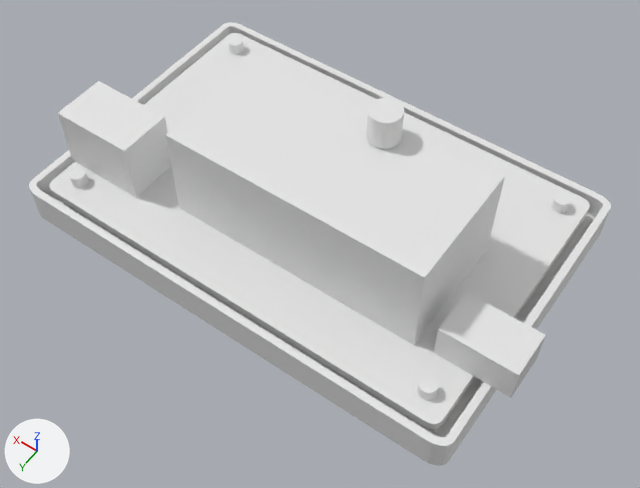
The Blender file box 1.blend as it was, and as the next commit left it.
Before and after are seen from a 50 mm lens placed at (-54.3, 75.2, 111.9), pointed at (-6.3, 8.0, 6.3). The axes (+X, +Y, +Z) are drawn at lower left. The lights are the same throughout.

Script lines for the objects in view, before the commit:
```python
me_cube = bpy.data.meshes.new('Cube')
me_cube.from_pydata(...)  # 48 vertices, 26 faces; spans x -36.2..36.2, y -23.8..23.8, z 0.4..2.0
me_cube.materials.append(mat_material)  # white #e7e7e7
me_cube_001 = bpy.data.meshes.new('Cube.001')
me_cube_001.from_pydata(...)  # a box spanning x -42.01..-30.01, y 6.73..14.23, z 2.0..8.0
me_cube_001.materials.append(mat_material)  # white #e7e7e7
me_圓柱體_001 = bpy.data.meshes.new('圓柱體.001')
me_圓柱體_001.from_pydata(...)  # a 32-sided cylinder along z spanning x -2.5..2.5, y -2.5..2.5, z 0.0..5.0
me_圓柱體_002 = bpy.data.meshes.new('圓柱體.002')
me_圓柱體_002.from_pydata(...)  # 128 vertices, 98 faces; spans x -2.53..2.53, y -2.53..2.53, z 0.0..6.0
me_立方體 = bpy.data.meshes.new('立方體')
me_立方體.from_pydata(...)  # a box spanning x -7.0..7.0, y -4.5..4.5, z 0.0..10.5
me_立方體_001 = bpy.data.meshes.new('立方體.001')
me_立方體_001.from_pydata(...)  # a box spanning x -21.5..21.5, y -10.5..10.5, z 0.0..16.0
ob_1___base_board = bpy.data.objects.new('1 - Base Board', me_cube)
ob_1___base_board.location = (0.0, 0.0, 4.0)
_m = ob_1___base_board.modifiers.new('布林', 'BOOLEAN')
_m.object = ob_6___holes
_m.solver = 'FLOAT'
ob_2__0dc_in = bpy.data.objects.new('2 -0DC IN', me_立方體)
ob_2__0dc_in.location = (29.9, 12.7, 6.0)
ob_2___columns_x_4 = bpy.data.objects.new('2 - Columns x 4', me_圓柱體_002)
ob_2___columns_x_4.location = (-32.4, -19.9, 2.0)
_m = ob_2___columns_x_4.modifiers.new('鏡像', 'MIRROR')
_m.use_axis = (True, True, False)
_m.mirror_object = ob_0___origin_point
ob_3___load = bpy.data.objects.new('3 - Load', me_立方體_001)
ob_3___load.location = (-5.7, 4.3, 6.0)
ob_4___3p_out = bpy.data.objects.new('4 - 3P OUT', me_cube_001)
ob_4___3p_out.location = (0.0, 0.0, 4.0)
ob_5___button = bpy.data.objects.new('5 - Button', me_圓柱體_001)
ob_5___button.location = (-9.6, -2.9, 22.2)
# also in view: '1 - Box Bottom' at (0.0, 0.0, 3.0)
```
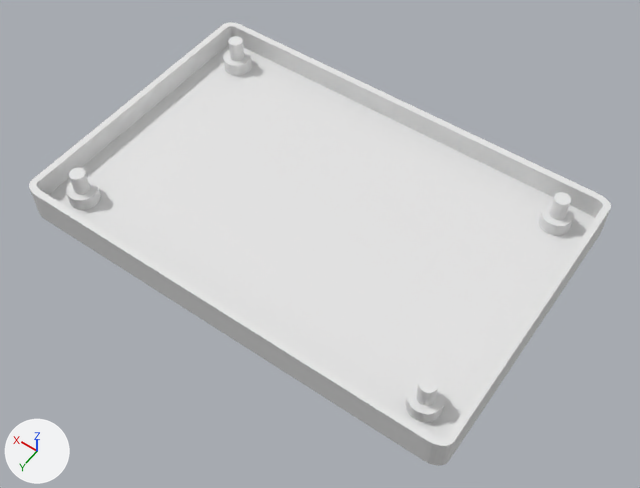
Commit message: [box-1] 2020-08-14 bottom outer (fixup)

Patch to the scene script:
```diff
--- a/box 1.blend.py
+++ b/box 1.blend.py
@@ ob_1___base_board @@
 _m = ob_1___base_board.modifiers.new('布林', 'BOOLEAN')
 _m.solver = 'FLOAT'
+ob_1___base_board.hide_set(True)  # its collection is switched off
@@ ob_4___3p_out @@
 ob_4___3p_out.location = (0.0, 0.0, 4.0)
+ob_4___3p_out.hide_set(True)  # its collection is switched off
@@ ob_2__0dc_in @@
 ob_2__0dc_in.location = (29.9, 12.7, 6.0)
+ob_2__0dc_in.hide_set(True)  # its collection is switched off
@@ ob_3___load @@
 ob_3___load.location = (-5.7, 4.3, 6.0)
+ob_3___load.hide_set(True)  # its collection is switched off
@@ ob_5___button @@
 ob_5___button.location = (-9.6, -2.9, 22.2)
+ob_5___button.hide_set(True)  # its collection is switched off
```

What differs and where, as boxes [x1, y1, x2, y2] in the pictures (640 x 488 px):
'3 - Load', hidden: before [166, 56, 505, 345]
'1 - Base Board', hidden: before [50, 33, 590, 430]
'2 -0DC IN', hidden: before [58, 81, 171, 197]
'4 - 3P OUT', hidden: before [434, 292, 546, 398]
'5 - Button', hidden: before [366, 98, 404, 149]
'1 - Box Bottom', unchanged, uncovered by the edit: [29, 22, 611, 466] in both
'2 - Columns x 4', unchanged, uncovered by the edit: before [69, 36, 571, 400]; after [66, 36, 574, 422]
